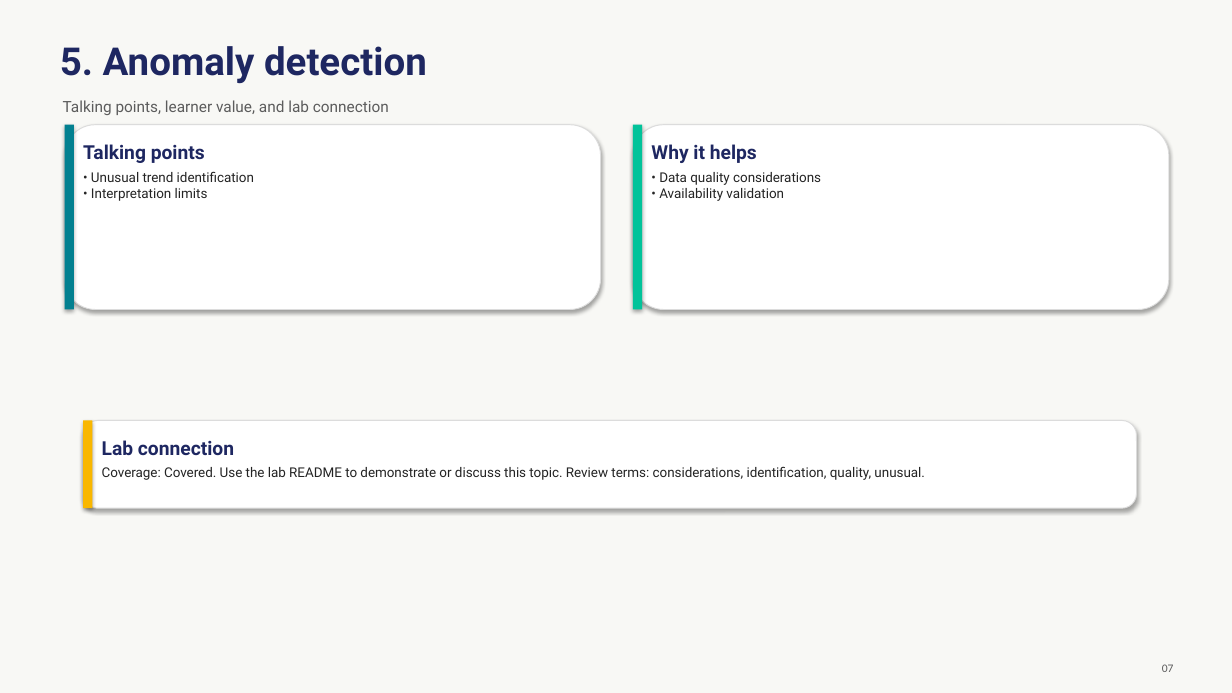
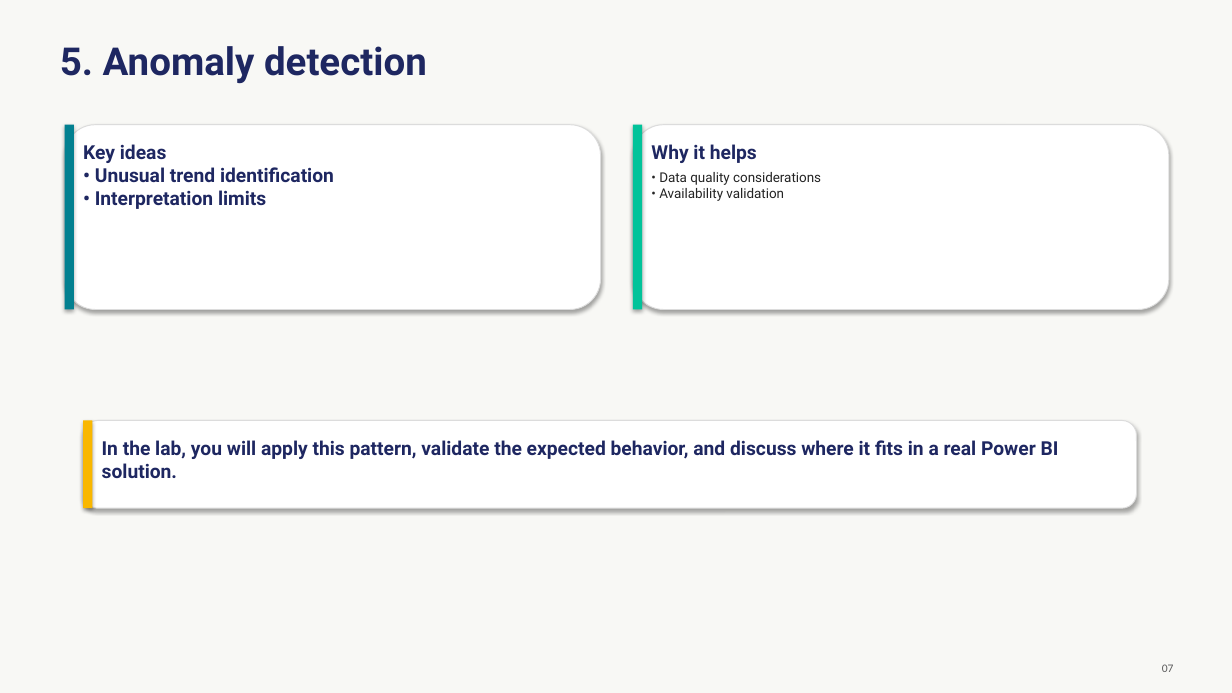
Before and after one commit to Coding-Forge/PBI-Advanced-Factory, a slide deck: slide 7 of modules/06-advanced-analytics-ai/assets/advanced-analytics-ai.pptx. Drawn at 1232x693 pixels with LibreOffice and Linux fonts; fonts in the diff are those of the drawing. Boxes give left, top, right and bottom in pixels: in the first picture for what was removed or moved away, otherwise in the second. Text is boxed around its words. In the diff, an @@ line names an element or a change of style, - is before the commit and + after.

```diff
--- a/modules/06-advanced-analytics-ai/assets/advanced-analytics-ai.pptx
+++ b/modules/06-advanced-analytics-ai/assets/advanced-analytics-ai.pptx
@@ text removed at (x1=63, y1=100, x2=389, y2=115) @@
-Talking points, learner value, and lab connection
@@ text at (x1=83, y1=144, x2=334, y2=209): text changed; size 10.5 to 15 pt; text colour #242424 to #1E2761; bold on @@
-Talking points
-• Unusual trend identification
-• Interpretation limits
+Key ideas
+• Unusual trend identification
+• Interpretation limits
@@ text at (x1=102, y1=440, x2=1059, y2=478): text changed; size 10.5 to 15 pt; text colour #242424 to #1E2761; bold on @@
-Lab connection
-Coverage: Covered. Use the lab README to demonstrate or discuss this topic. Review terms: considerations, identification, quality, unusual.
+In the lab, you will apply this pattern, validate the expected behavior, and discuss where it fits in a real Power BI solution.
```
Also in this commit, not shown: 13 other slides changed, 10 other files.
